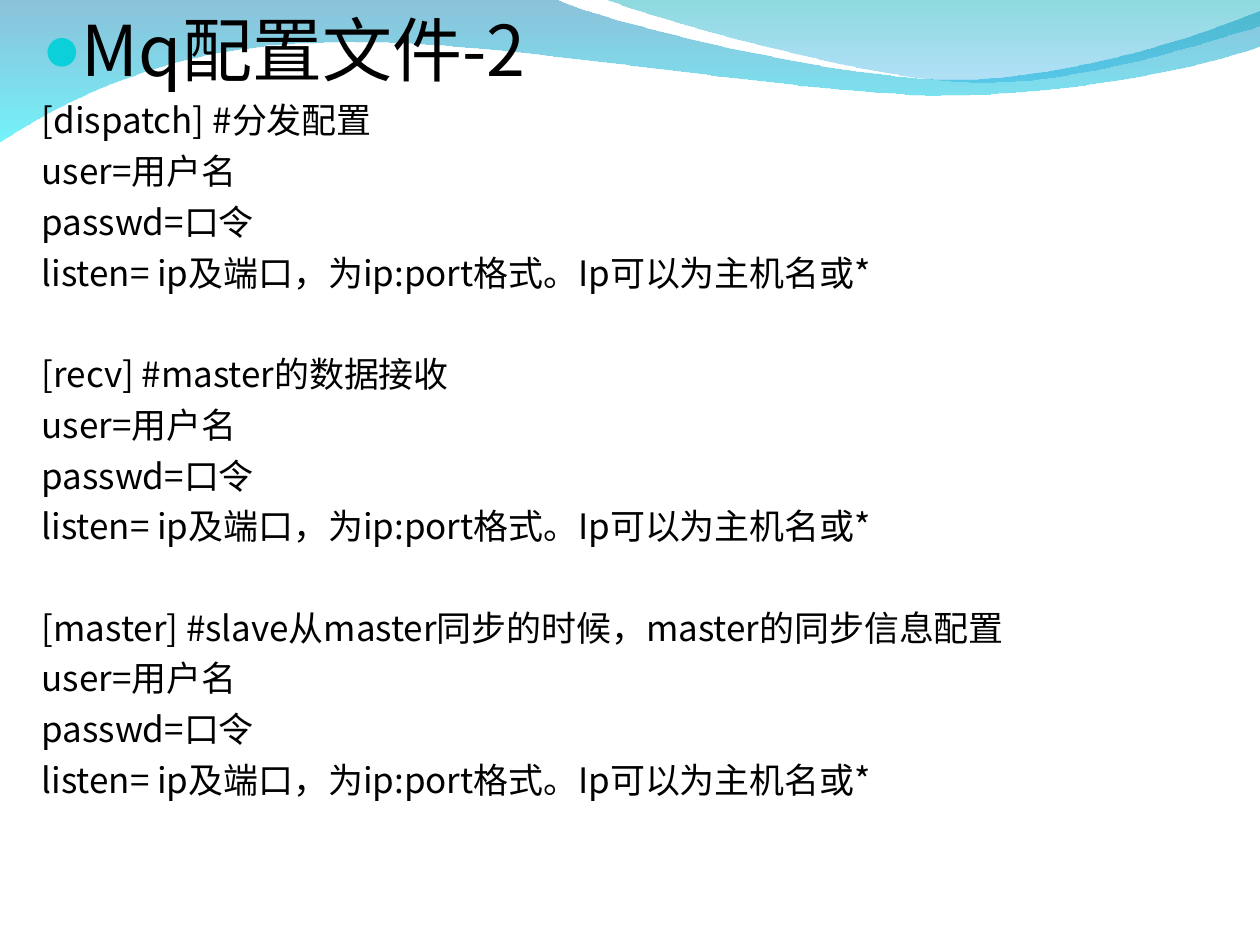
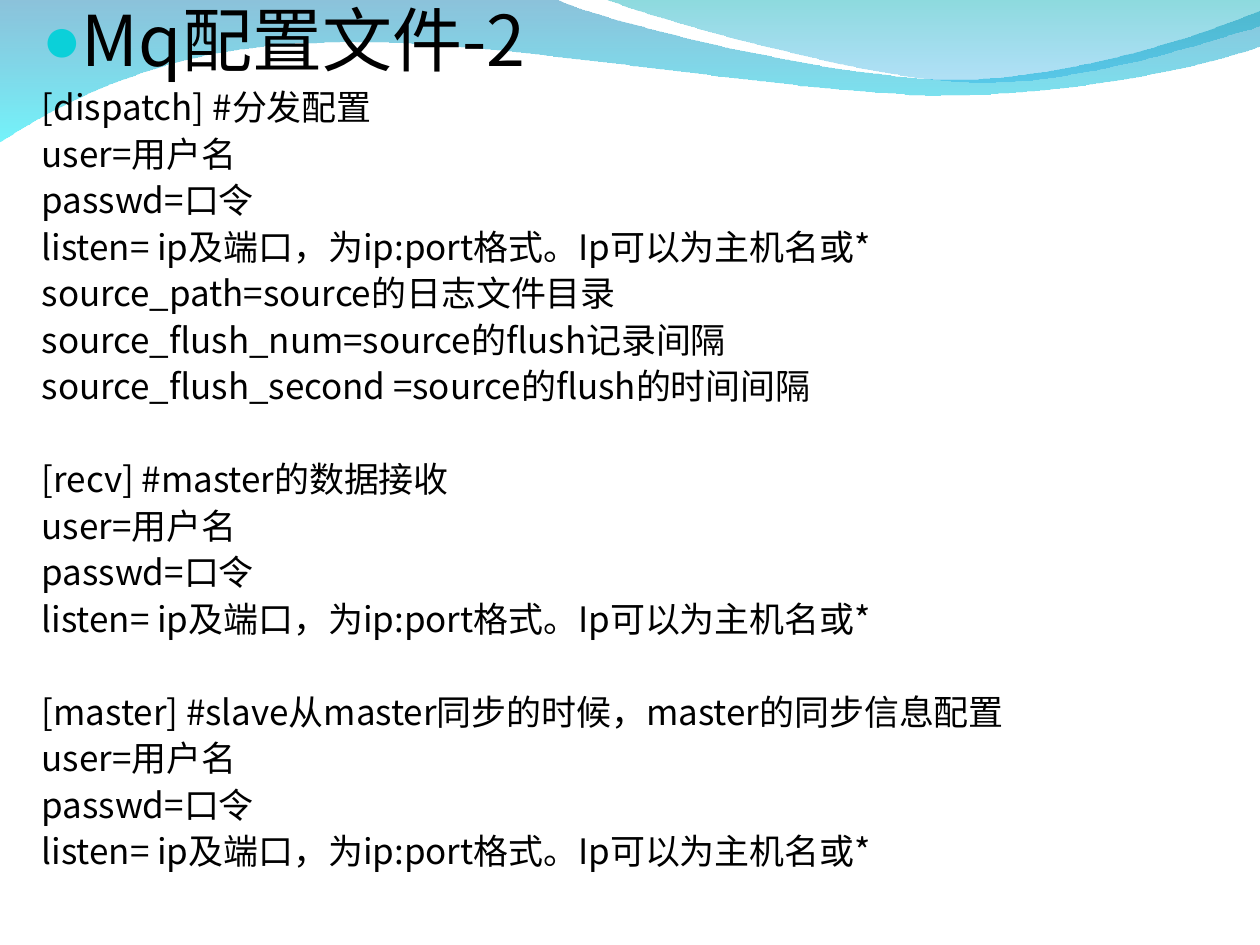
Before and after one commit to zxf1864/cwinux-mq, a slide deck: slide 9 of mq/doc/mq_introduce.ppt (slide 10 before the commit). Drawn at 1260x945 pixels with LibreOffice and Linux fonts; fonts in the diff are those of the drawing; background and template pictures are left out. Boxes give left, top, right and bottom in pixels: in the first picture for what was removed or moved away, otherwise in the second. Text is boxed around its words. In the diff, an @@ line names an element or a change of style, - is before the commit and + after.

```diff
--- a/mq/doc/mq_introduce.ppt
+++ b/mq/doc/mq_introduce.ppt
@@ text at box(42, 7, 1004, 872): line spacing 1 to 0.9 @@
@@ text at box(42, 276, 810, 404): paragraphs added @@
+source_path=source的日志文件目录
+source_flush_num=source的flush记录间隔
+source_flush_second =source的flush的时间间隔
```
Also in this commit, not shown: 14 other slides changed, 1 slide added, 4 slides removed, 8 other files.
